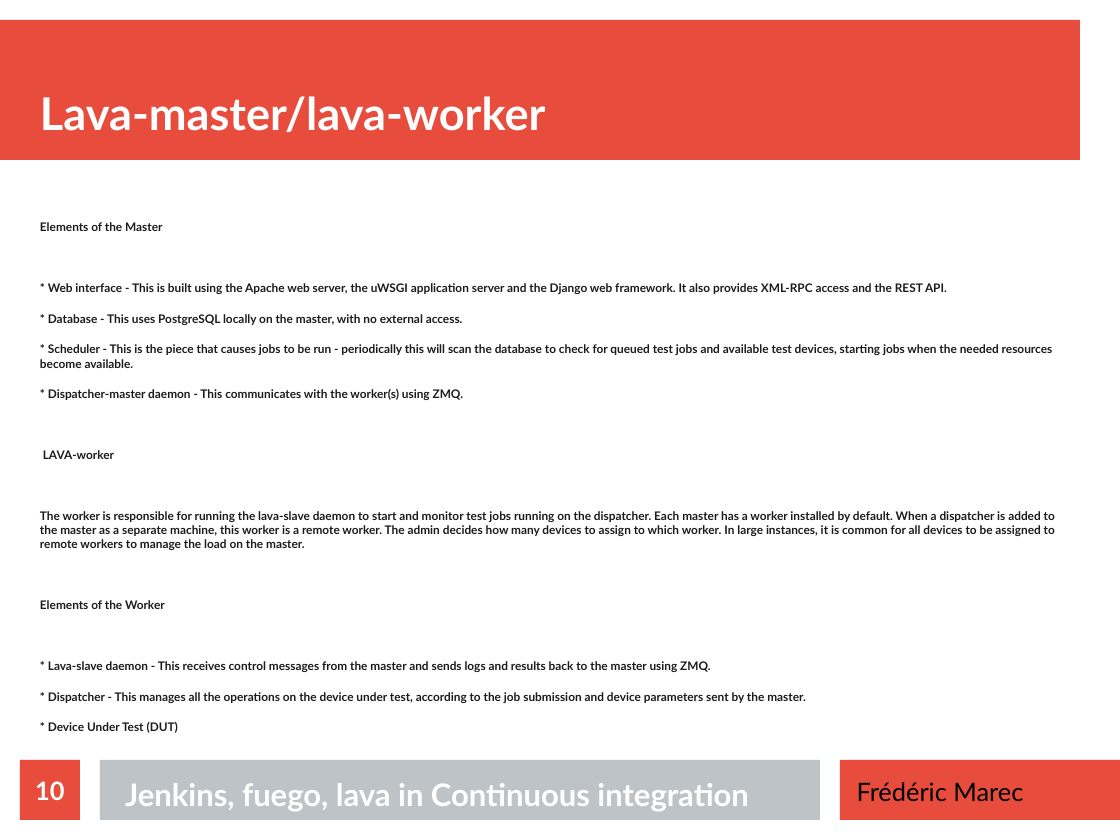
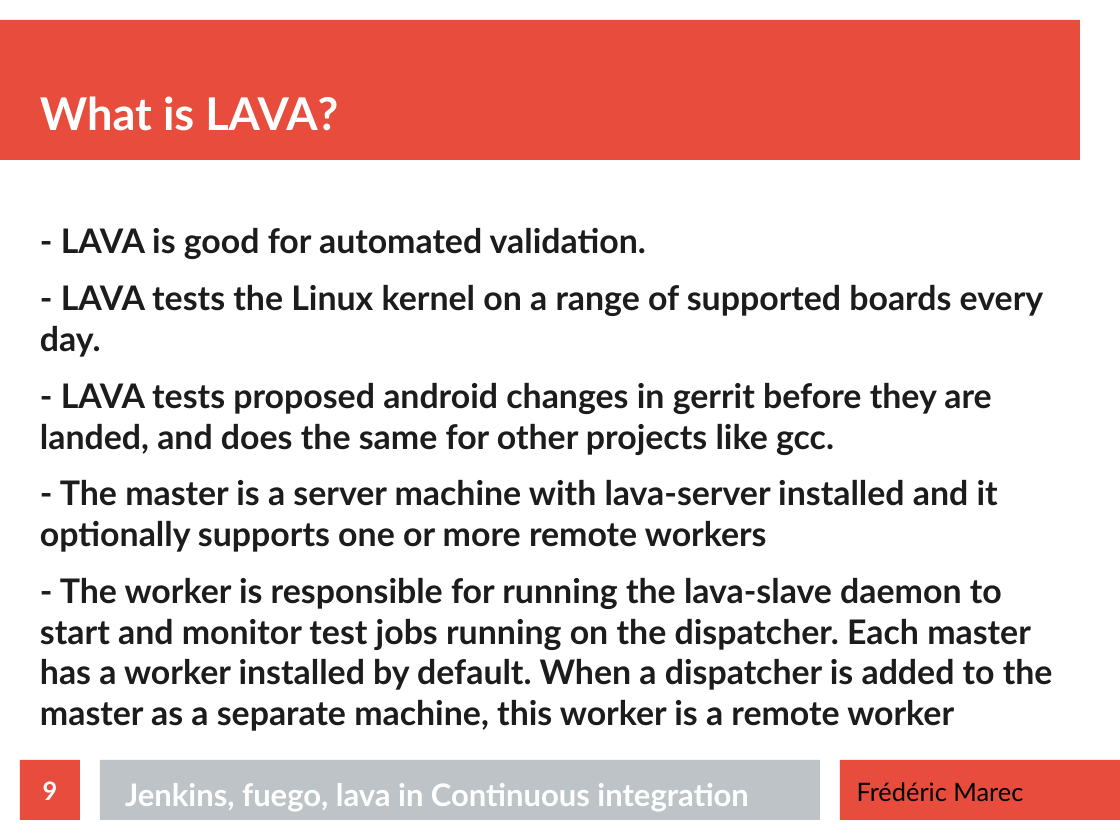
Before and after one commit to DDTLK/review, a slide deck: slide 9 of CI-presentation.odp (slide 10 before the commit). Drawn at 1120x840 pixels with LibreOffice and Linux fonts; fonts in the diff are those of the drawing. Boxes give left, top, right and bottom in pixels: in the first picture for what was removed or moved away, otherwise in the second. Text is boxed around its words. In the diff, an @@ line names an element or a change of style, - is before the commit and + after.

Commit message:
Fix: update presentation

```diff
--- a/CI-presentation.odp
+++ b/CI-presentation.odp
@@ title at (40, 96, 338, 131): text changed @@
-Lava-master/lava-worker
+What is LAVA?
@@ text at (40, 228, 1053, 731): text changed; size 8.4 to 24.1 pt @@
-Elements of the Master
-* Web interface - This is built using the Apache web server, the uWSGI application server and the Django web framework. It also provides XML-RPC access and the REST API.
-* Database - This uses PostgreSQL locally on the master, with no external access.
-* Scheduler - This is the piece that causes jobs to be run - periodically this will scan the database to check for queued test jobs and available test devices, starting jobs when the needed resources become available.
-* Dispatcher-master daemon - This communicates with the worker(s) using ZMQ.
-LAVA-worker
-The worker is responsible for running the lava-slave daemon to start and monitor test jobs running on the dispatcher. Each master has a worker installed by default. When a dispatcher is added to the master as a separate machine, this worker is a remote worker. The admin decides how many devices to assign to which worker. In large instances, it is common for all devices to be assigned to remote workers to manage the load on the master.
-Elements of the Worker
-* Lava-slave daemon - This receives control messages from the master and sends logs and results back to the master using ZMQ.
-* Dispatcher - This manages all the operations on the device under test, according to the job submission and device parameters sent by the master.
-* Device Under Test (DUT)
+- LAVA is good for automated validation.
+- LAVA tests the Linux kernel on a range of supported boards every day.
+- LAVA tests proposed android changes in gerrit before they are landed, and does the same for other projects like gcc.
+- The master is a server machine with lava-server installed and it optionally supports one or more remote workers
+- The worker is responsible for running the lava-slave daemon to start and monitor test jobs running on the dispatcher. Each master has a worker installed by default. When a dispatcher is added to the master as a separate machine, this worker is a remote worker
@@ page number at (43, 781, 58, 800): text changed @@
-10
+9
```
Also in this commit, not shown: 2 other slides changed, 1 slide added, 2 slides removed.
